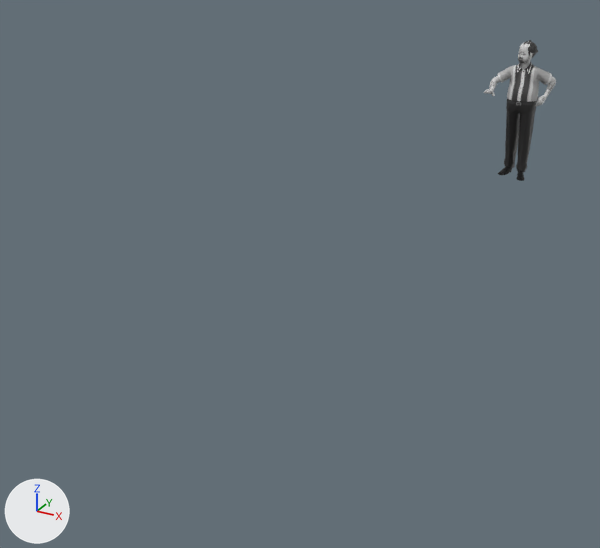
Before and after pictures for a commit that changed the FBX model Assets/Models/Characters/Rig_Paul2.fbx.
Camera for both pictures: a 50 mm lens placed at (3.1, -0.97, 3.09), pointed at (-0.17, 4.97, 0.12). Arrows for +X, +Y and +Z are at lower left; the lights stay in place. Both versions are drawn at the pose saved in each file; the numbers are the values there.

In view in the first picture: 'Paul_Hair1.001', 'Trombonist.002'.
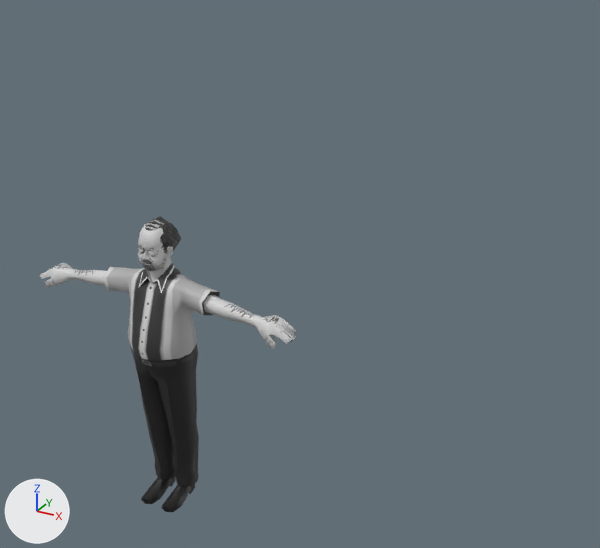
Where the change shows, as pixel boxes (x1, y1, x2, y2) in the pictures (600 x 548 px):
'Paul2_Body', added
    after: (39, 224, 296, 512)
'Trombonist.002', deleted
    before: (484, 44, 556, 181)
'Paul2_Hair1', added
    after: (145, 216, 181, 251)
'Paul_Hair1.001', deleted
    before: (523, 40, 538, 58)
'Paul2_Eyes', added
    after: (138, 245, 157, 257)

The change in detail:
Mesh me_cube_136 is new.
It has 56 vertices, 50 faces and spans x -0.0625..0.0625, y -0.1013..-0.0733, z 0.0559..0.1131.
Faces by material slot: [14, 36].
It uses material mat_x_paul2 (picture img_char_paul2_dif_png).
It uses material mat_unlit (white #e7e7e7).
Mesh me_cube_147_1 is new.
It has 60 vertices, 62 faces and spans x -0.109..0.109, y -0.069..0.134, z 0.016..0.228.
It uses material mat_x_paul2 (picture img_char_paul2_dif_png).
Mesh me_cube_141_1 is new.
It has 696 vertices, 778 faces and spans x -0.81..0.81, y -0.19..0.14, z 0.0..1.65.
It uses material mat_x_paul2 (picture img_char_paul2_dif_png).
Object 'Paul_Hair1.001' (ob_paul_hair1_001) is deleted.
Object 'Trombonist.002' (ob_trombonist_002) is deleted.
Object 'Paul2_Eyes' (ob_paul2_eyes) is new; it shows me_cube_136.
Its location is (0.558, 2.135, 1.442).
Its rotation in degrees is (0, 0, -1.7).
Object 'Paul2_Hair1' (ob_paul2_hair1) is new; it shows me_cube_147_1.
Its location is (0.56, 2.135, 1.442).
Object 'Paul2_Body' (ob_paul2_body) is new; it shows me_cube_141_1.
Its location is (0.558, 2.135, 0.0).
